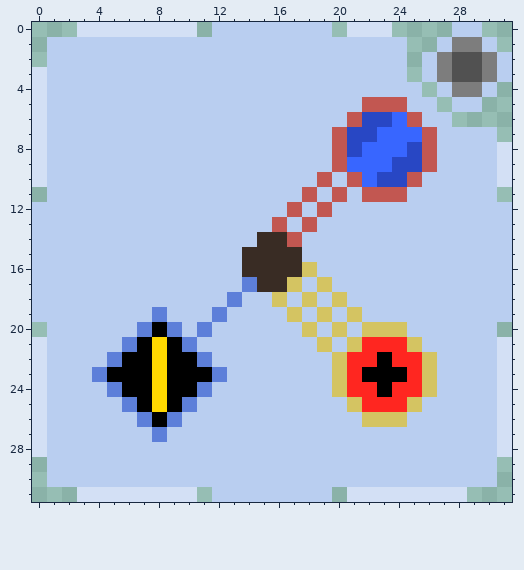
Pixel-art sprite: Icons/Simon Spins.png. Above, as it was before the edit.
The file is 32x32 pixels.
Once edited:
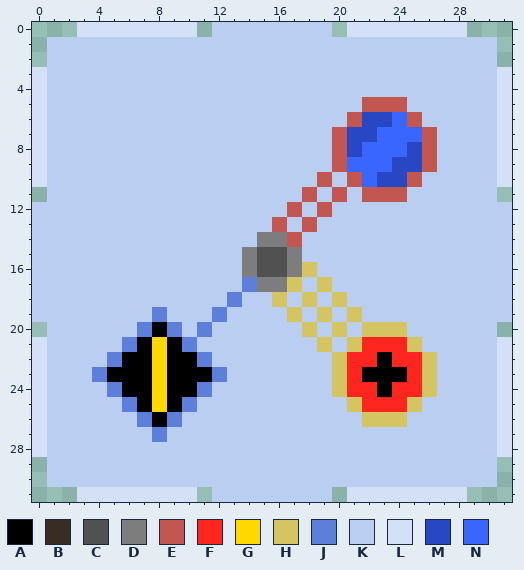
Palette (. is transparent): A #000000  B #392c24  C #515151  D #7d7d7d  E #c25751  F #ff2620  G #ffd800  H #d4c462  J #5d7fd9  K #b9cef0  L #d3e0f5  M #2847c4  N #3866ff
Message: color match icon and updated simon spins icon
Diff:
@@ x 22..31 @@
- 0 LL....KK..
- 1 KKK..KDDK.
- 2 KKK.KDCCDK
- 3 KKK.KDCCDK
- 4 KKKK.KDDK.
- 5 EEEKK.KK..
- 6 MMNEKK....
- 7 MNNNEKKKK.
+ 0 LLLLLLL...
+ 1 KKKKKKKKK.
+ 2 KKKKKKKKK.
+ 3 KKKKKKKKKL
+ 4 KKKKKKKKKL
+ 5 EEEKKKKKKL
+ 6 MMNEKKKKKL
+ 7 MNNNEKKKKL
  8 NNNMEKKKKL
@@ x 12..19 @@
 13 KKKKEKEK
-14 KKKBBEKK
-15 KKBBBBKK
-16 KKBBBBHK
-17 KKJBBHKH
+14 KKKDDEKK
+15 KKDCCDKK
+16 KKDCCDHK
+17 KKJDDHKH
 18 KJKKHKHK
Pixel boxes of the changes (left, top, right, bottom) in both pictures:
changed: (392, 22, 512, 142)
changed: (242, 232, 302, 292)
